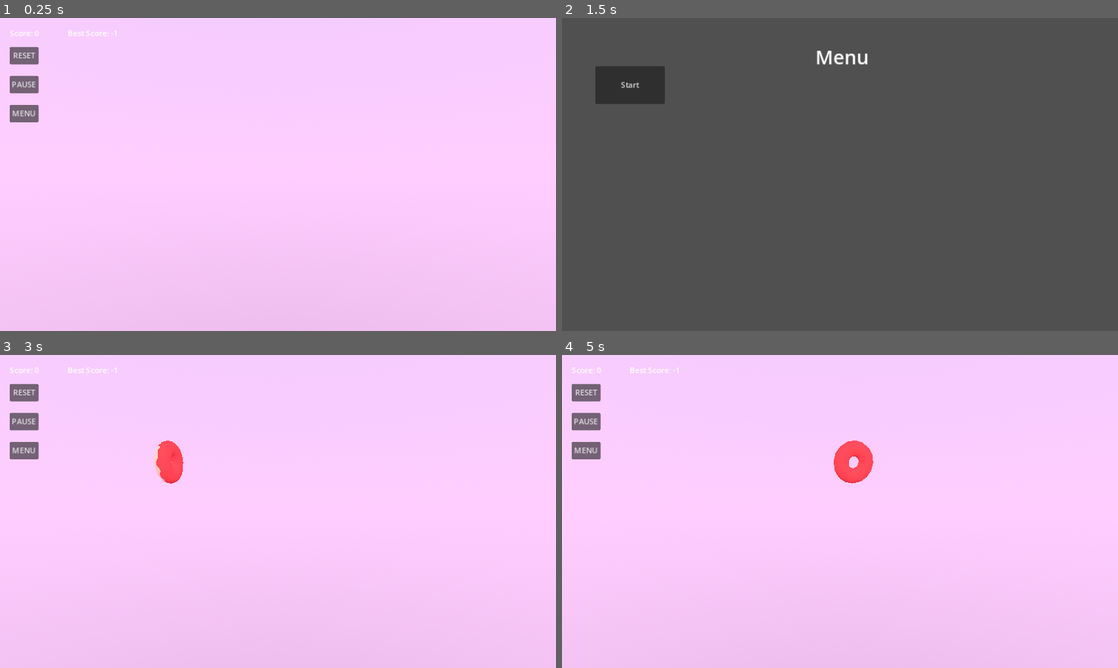
Above: before the commit, frames 1-4 (two rows, left to right).
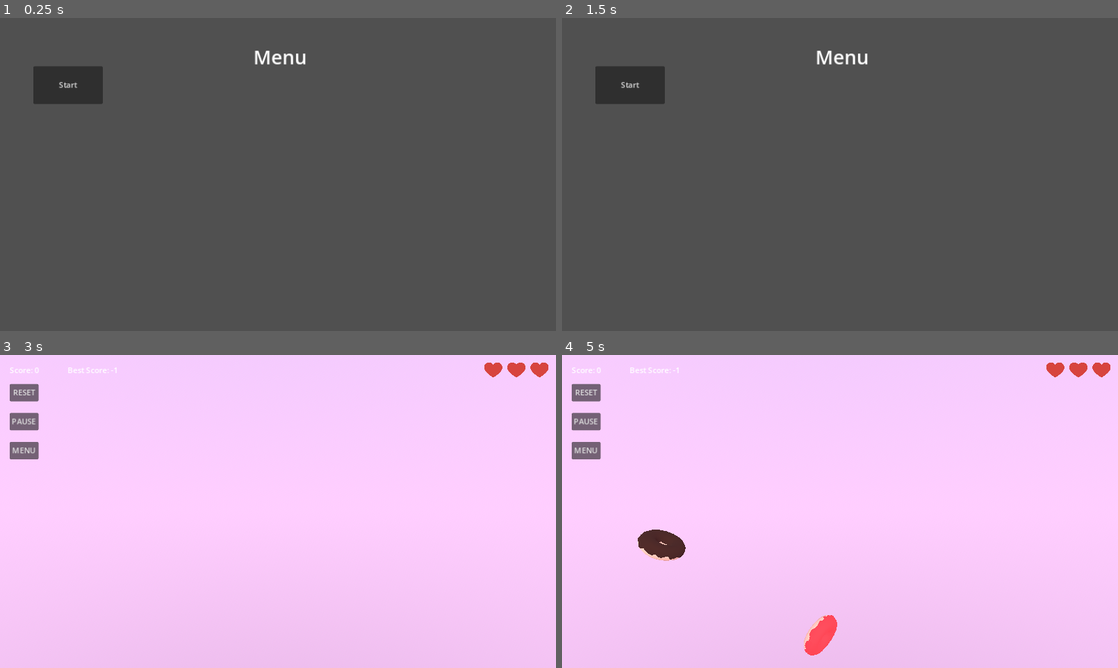
Above: after the commit, the same moments.

Repository: gugdun/donuts
Game: Godot game, scene res://scenes/game.tscn
Two runs of this game, one before a commit and one after it. Both use one fixed random seed, a clock stepped at 60 frames per second and the inputs below.
Inputs (mouse positions are in pixels of both pictures, inside the frame that each line leads up to):
- Up to frame 1 (0.25 s): no input
- Up to frame 2 (1.5 s): click "RESET" at 0.5 s; click "MENU" at 1.25 s
- Up to frame 3 (3 s): click "PAUSE" at 2 s; click "Start" at 2.75 s
- Up to frame 4 (5 s): move the mouse to (962, 495) at 3.52 s; click (962, 495) at 3.67 s; move the mouse to (728, 527) at 4.27 s; click (728, 527) at 4.42 s

The runs differ from the first frame. In frame 1, 100% of the frame differs, in the area x 0-100%, y 0-100%; in frame 2, nothing differs; in frame 3, 0.9%; in frame 4, 2.2%.
Error before the commit: Invalid call. Nonexistent function 'reset' in base 'Nil'. (res://scripts/game.gd:50)

Commit message:
refactor: Reset logic, code style, resources

Diff:
--- a/scenes/game.tscn
+++ b/scenes/game.tscn
@@ -30,15 +30,14 @@
 background_mode = 2
 sky = SubResource("Sky_m31dt")
 
-[node name="game" type="Node3D" node_paths=PackedStringArray("camera", "trail", "score", "pause_button", "health_bar", "scheduler")]
+[node name="game" type="Node3D" node_paths=PackedStringArray("camera", "trail", "health_bar", "reset_button", "pause_button")]
 script = ExtResource("1_ybh72")
 pop_timeout = 0.05
 camera = NodePath("environment/camera")
 trail = NodePath("scene/trail")
-score = NodePath("game_menu/score_label")
+health_bar = NodePath("game_menu/hp_container")
+reset_button = NodePath("game_menu/reset_button")
 pause_button = NodePath("game_menu/pause_button")
-health_bar = NodePath("game_menu/hp_container")
-scheduler = NodePath("scene/scheduler")
 
 [node name="environment" type="Node3D" parent="."]
 
@@ -68,8 +67,19 @@
 [node name="destroyer" parent="scene" instance=ExtResource("4_pxjyh")]
 transform = Transform3D(1, 0, 0, 0, 1, 0, 0, 0, 1, 0, -1.25, 0)
 
-[node name="shader_precompile" parent="scene" instance=ExtResource("6_i0elt")]
+[node name="shader_precompile" type="Node3D" parent="."]
+
+[node name="chocolate_donut" parent="shader_precompile" instance=ExtResource("4_wa7g3")]
 transform = Transform3D(1, 0, 0, 0, 1, 0, 0, 0, 1, 1, -1, 0)
+shader_precompilation = true
+
+[node name="pink_donut" parent="shader_precompile" instance=ExtResource("6_i0elt")]
+transform = Transform3D(1, 0, 0, 0, 1, 0, 0, 0, 1, 2, -1, 0)
+shader_precompilation = true
+
+[node name="red_donut" parent="shader_precompile" instance=ExtResource("5_l268r")]
+transform = Transform3D(1, 0, 0, 0, 1, 0, 0, 0, 1, 1, -1, 1)
+shader_precompilation = true
 
 [node name="game_menu" type="Control" parent="."]
 layout_mode = 3
@@ -97,7 +107,7 @@
 text = "Best score: 0"
 script = ExtResource("7_n82gt")
 
-[node name="reset_button" type="Button" parent="game_menu"]
+[node name="reset_button" type="Button" parent="game_menu" node_paths=PackedStringArray("nodes_to_reset")]
 process_mode = 3
 layout_mode = 0
 offset_left = 20.0
@@ -106,6 +116,7 @@
 offset_bottom = 96.0
 text = "RESET"
 script = ExtResource("8_2bbsm")
+nodes_to_reset = [NodePath("../hp_container"), NodePath("../../scene/scheduler")]
 
 [node name="menu_button" type="Button" parent="game_menu"]
 process_mode = 3
@@ -141,7 +152,6 @@
 health_point = ExtResource("7_5yfvh")
 
 [node name="main_menu" type="Control" parent="."]
-visible = false
 layout_mode = 3
 anchors_preset = 15
 anchor_right = 1.0
@@ -180,8 +190,7 @@
 script = ExtResource("6_8jga8")
 
 [connection signal="donut_destroyed" from="scene/destroyer" to="game_menu/hp_container" method="decrease_health"]
-[connection signal="ready" from="game_menu/score_label" to="game_menu/score_label" method="_on_ready"]
-[connection signal="pressed" from="game_menu/reset_button" to="game_menu/reset_button" method="_on_pressed"]
+[connection signal="pressed" from="game_menu/reset_button" to="game_menu/reset_button" method="do_reset"]
 [connection signal="pressed" from="game_menu/menu_button" to="." method="_open_menu"]
 [connection signal="pressed" from="game_menu/pause_button" to="." method="_pause_game"]
 [connection signal="you_died" from="game_menu/hp_container" to="." method="game_over"]
--- a/scripts/best_score.gd
+++ b/scripts/best_score.gd
@@ -20,7 +20,7 @@
 	if Score.score > best_score:
 		best_score = Score.score
 		save_best_score()
-		emit_signal("best_score_incremented", amount)
+		best_score_incremented.emit(amount)
 	#update_score_label()
 
 func load_best_score() -> int:
--- a/scripts/best_score_label.gd
+++ b/scripts/best_score_label.gd
@@ -1,14 +1,8 @@
 extends Label
 
-
-# Called when the node enters the scene tree for the first time.
 func _ready():
 	text = "Best Score: " + str(BestScore.best_score)
 	BestScore.connect("best_score_incremented", Callable(self, "update_label"))
 
-func update_label(amount: int):
+func update_label(_amount: int):
 	text = "Best Score: " + str(BestScore.best_score)
-
-# Called every frame. 'delta' is the elapsed time since the previous frame.
-func _process(delta: float) -> void:
-	pass
--- a/scripts/donut.gd
+++ b/scripts/donut.gd
@@ -5,11 +5,16 @@
 @export var donut: Node3D
 @export var left_half: Node3D
 @export var right_half: Node3D
+@export var shader_precompilation: bool = false
 
 const slice_force: float = 50
 
 var _sliceable: bool = true
 var _spawner: Spawner
+
+func _ready() -> void:
+	if shader_precompilation:
+		set_sliceable(false)
 
 func is_sliceable() -> bool:
 	return _sliceable
--- a/scripts/game.gd
+++ b/scripts/game.gd
@@ -6,14 +6,17 @@
 @export var pop_timeout: float = 1.0 / 60
 @export var camera: Camera3D
 @export var trail: Trail
-@export var score: Score
+@export var health_bar: HealthBar
+@export var reset_button: ResetButton
 @export var pause_button: Button
-@export var health_bar: HealthBar
-@export var scheduler: Scheduler
 
 var pressed: bool = false
 var points: Array[Vector3] = []
 var timeout: float = 0
+
+func _ready() -> void:
+	get_tree().paused = true
+	reset_button.add_reset_call(_on_reset)
 
 func _process(delta: float) -> void:
 	max_points = int(Engine.get_frames_per_second() / 12)
@@ -38,19 +41,14 @@
 		if points.size() > max_points:
 			points.pop_front()
 
-func _start_game() -> void:
-	_reset_game()
+func _on_reset():
 	GameState.set_state(GameState.State.PLAYING)
 	get_tree().paused = false
+	pause_button.disabled = false
+
+func _start_game() -> void:
 	$main_menu.visible = false
-	Score.reset()
-	return
-
-func _reset_game() -> void:
-	score.reset()
-	scheduler.reset()
-	health_bar.reset()
-	pause_button.disabled = false
+	reset_button.do_reset()
 
 func _pause_game() -> void:
 	if(GameState.current_state == GameState.State.PAUSED):
@@ -59,12 +57,11 @@
 	else:
 		GameState.set_state(GameState.State.PAUSED)
 		get_tree().paused = true
-	return
 
 func _open_menu() -> void:
 	GameState.set_state(GameState.State.IDLE)
 	$main_menu.visible = true
-	return
+	pause_button.disabled = false
 
 func game_over() -> void:
 	GameState.set_state(GameState.State.GAME_OVER)
--- a/scripts/reset_button.gd
+++ b/scripts/reset_button.gd
@@ -1,25 +1,27 @@
+class_name ResetButton
+
 extends Button
 
+@export var nodes_to_reset: Array[Node]
 
-# Called when the node enters the scene tree for the first time.
-func _ready() -> void:
-	pass # Replace with function body.
+@onready var _reset_calls: Array[Callable] = []
 
+func do_reset(custom_reset_calls: Array[Callable] = []) -> void:
+	# Default reset logic
+	Score.reset()
+	for n in nodes_to_reset:
+		n.reset()
 
-# Called every frame. 'delta' is the elapsed time since the previous frame.
-func _process(delta: float) -> void:
+	# Call user defined reset logic
+	if custom_reset_calls.is_empty():
+		for c in _reset_calls:
+			c.call()
+	else:
+		for c in custom_reset_calls:
+			c.call()
 
-	pass
+func add_reset_call(callable: Callable):
+	_reset_calls.append(callable)
 
-
-func _on_pressed() -> void:
-	Score.reset()
-	remove_all_donuts()
-	pass # Replace with function body.
-
-
-func remove_all_donuts() -> void:
-	var parent: Node = $"../../scene/spawner"
-	for child in parent.get_children():
-		if child is Donut:
-			child.queue_free()
+func remove_reset_call(callable: Callable):
+	_reset_calls.erase(callable)
--- a/scripts/scheduler.gd
+++ b/scripts/scheduler.gd
@@ -9,11 +9,12 @@
 @export var timer: Timer
 
 func _ready() -> void:
-	timer.start()
 	GameState.state_changed.connect(_on_state_changed)
 
 func _on_state_changed(_old_state, new_state) -> void:
-	if new_state == GameState.State.GAME_OVER:
+	if new_state == GameState.State.PLAYING:
+		timer.start()
+	elif new_state == GameState.State.GAME_OVER:
 		timer.stop()
 
 func on_timer_tick() -> void:
@@ -27,6 +28,5 @@
 			pass
 
 func reset() -> void:
-	if !timer.is_stopped():
-		timer.stop()
-	timer.start()
+	for s in spawners:
+		s.reset()
--- a/scripts/score.gd
+++ b/scripts/score.gd
@@ -5,15 +5,10 @@
 signal score_incremented(amount: int)
 signal score_reseted()
 
-
 func increment(amount: int = 1):
 	score += amount
-	emit_signal("score_incremented", amount)
-
+	score_incremented.emit(amount)
 
 func reset():
 	score = 0
-	emit_signal("score_reseted", score)
-
-func _on_ready() -> void:
-	pass # Replace with function body.
+	score_reseted.emit(score)
--- a/scripts/score_label.gd
+++ b/scripts/score_label.gd
@@ -1,16 +1,10 @@
 extends Label
 
-
-# Called when the node enters the scene tree for the first time.
 func _ready():
 	text = "Score: " + str(Score.score)
 	Score.connect("score_incremented", Callable(self, "update_label"))
 	Score.connect("score_reseted", Callable(self, "update_label"))
 
-func update_label(amount: int):
+func update_label(_amount: int):
 	print("updated score")
 	text = "Score: " + str(Score.score)
-
-# Called every frame. 'delta' is the elapsed time since the previous frame.
-func _process(delta: float) -> void:
-	pass
--- a/scripts/spawner.gd
+++ b/scripts/spawner.gd
@@ -18,3 +18,8 @@
 func spawn_default_donut() -> void:
 	var d: Donut = default_donuts.pick_random().instantiate()
 	_spawn_donut(d)
+
+func reset() -> void:
+	for c in get_children():
+		if c is Donut:
+			c.queue_free()
Renamed: textures/donuts/chocolate_donut_Donut_Texture.png -> models/chocolate_donut_Donut_Texture.png
Not shown, changed: models/chocolate_donut_Donut_Texture.png.import
Renamed: textures/donuts/chocolate_donut_HalfGlaze.png -> models/chocolate_donut_HalfGlaze.png
Not shown, changed: models/chocolate_donut_HalfGlaze.png.import
Renamed: textures/donuts/chocolate_donut_cut_Glaze_Texture.png -> models/chocolate_donut_cut_Glaze_Texture.png
Not shown, changed: models/chocolate_donut_cut_Glaze_Texture.png.import
Renamed: textures/donuts/chocolate_donut_cut_HalfDonut.png -> models/chocolate_donut_cut_HalfDonut.png
Not shown, changed: models/chocolate_donut_cut_HalfDonut.png.import
Renamed: textures/donuts/pink_donut_Donut_Texture.png -> models/pink_donut_Donut_Texture.png
Not shown, changed: models/pink_donut_Donut_Texture.png.import
Renamed: textures/donuts/pink_donut_HalfGlaze.png -> models/pink_donut_HalfGlaze.png
Not shown, changed: models/pink_donut_HalfGlaze.png.import
(and 13 more such lines)
